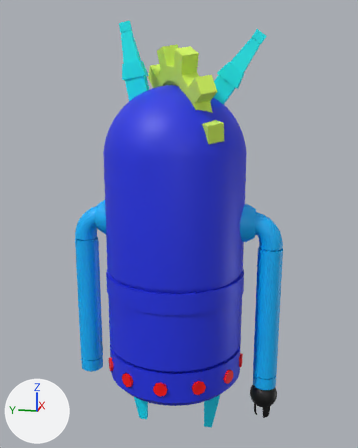
Two versions of the glTF model models/petit robot.glb, one commit apart.
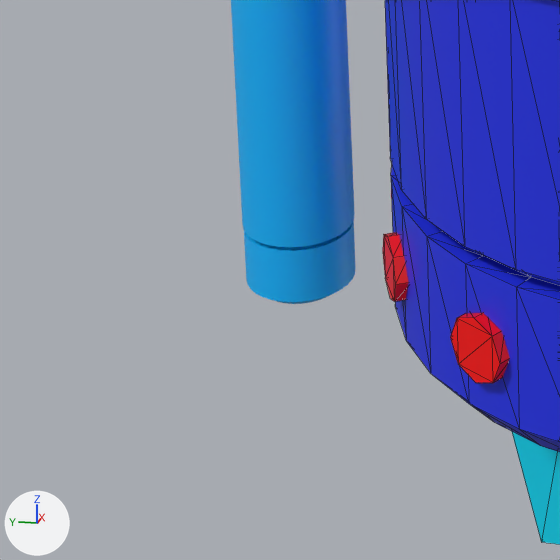
Old and new are each drawn whole from a 50 mm lens placed at (-6.87, -1.43, 0.77), pointed at (0.07, -0.04, -0.96) and again close up on the part from 9% to 40% of the width and 70% to 94% of the height. The lights are fixed; the arrows at lower left show +X, +Y and +Z. The close-ups show mesh edges as thin lines. Vertices at the same position are counted once.
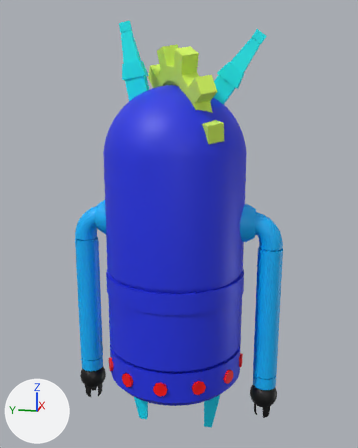
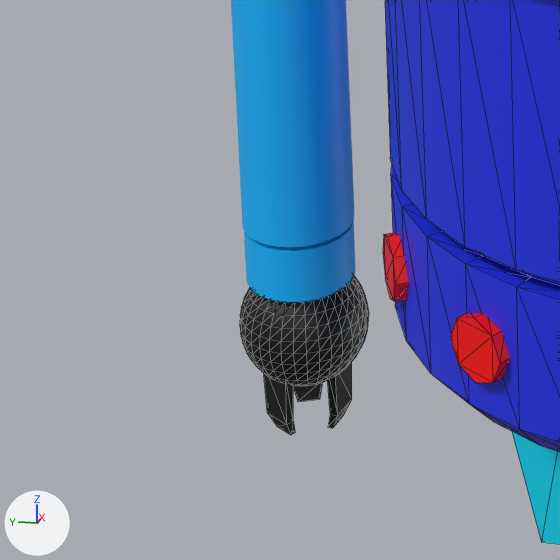
Commit message: corection du robot

Pixel boxes [x1, y1, x2, y2] of what changed, in the close-ups (560 x 560 px):
'Sphere.001', reshaped (not visible before): after [240, 276, 369, 435]
part 1 of me_sphere_001, added: after [240, 276, 369, 386]
part 2 of me_sphere_001, added (black): after [264, 374, 295, 435]
part 3 of me_sphere_001, added (black): after [327, 362, 352, 428]
part 4 of me_sphere_001, added: after [293, 383, 322, 402]

What changed in the scene script:
```text
Change me_sphere_001:
    where me_sphere_001.from_pydata(...)  # 518 vertices, 1020 faces; spans x -0.203..0.203, y -1.573..-1.167, z -3.887..-3.337
    used by ob_sphere_001; location = (0.0, 0.0, 0.0)
    me_sphere_001 part 1: a new loose piece, a UV sphere (32 segments, 16 rings, poles along z) spanning x -0.203..0.203, y 1.167..1.573, z -3.743..-3.337, in mat_material_008 (black #000000)
    me_sphere_001 part 2: the loose piece of 12 vertices spanning x -0.154..-0.065, y -1.479..-1.363, z -3.885..-3.645 is copied, and the copy is mirrored in y about the mesh origin; it spans x -0.154..-0.065, y 1.363..1.479, z -3.885..-3.645
    me_sphere_001 part 3: the loose piece of 12 vertices spanning x -0.079..0.041, y -1.287..-1.229, z -3.885..-3.645 is copied, and the copy is mirrored in y about the mesh origin; it spans x -0.079..0.041, y 1.229..1.287, z -3.885..-3.645
    me_sphere_001 part 4: the loose piece of 12 vertices spanning x 0.071..0.15, y -1.476..-1.356, z -3.887..-3.647 is copied, and the copy is mirrored in y about the mesh origin; it spans x 0.071..0.15, y 1.356..1.476, z -3.887..-3.647
```
